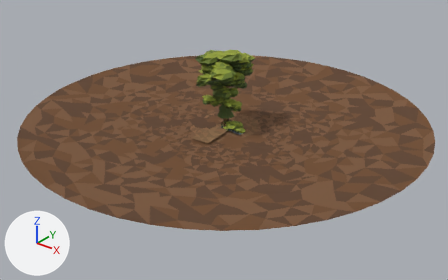
Renders of the glTF model assets/forest/forest-kit.glb from each side of a commit.
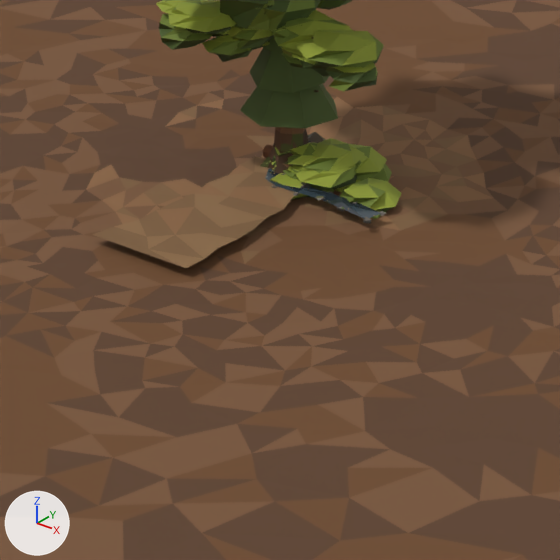
Each version appears first whole from a 50 mm lens placed at (74.3, -93.6, 54.4), pointed at (2.4, -3.7, -1.4), and next in a close-up on the part from 39% to 61% of the width and 34% to 70% of the height. Every picture has the same lights, and +X, +Y and +Z are marked at lower left. The first two pictures are the older version. Vertices at exactly the same position are counted once.

Names of what the first close-up shows: 'canopy-1', 'canopy-2', 'conifer', 'ground', 'log', 'path', 'stream', 'tree-1', 'tree-3', 'tree-far' and 2 more.
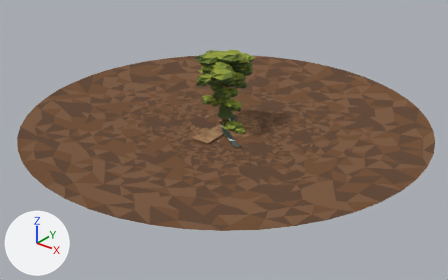
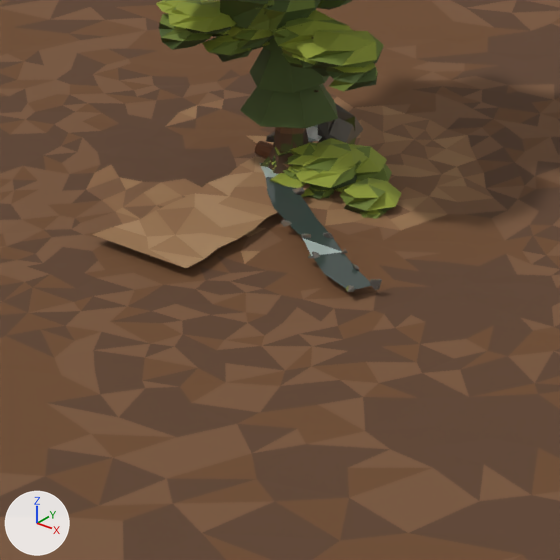
Pixel boxes (x1, y1, x2, y2) of what changed, in the close-ups (560 x 560 px):
'stream', reshaped (107% taller)
    before: (265, 132, 386, 223)
    after: (260, 103, 382, 292)
'log', reshaped
    before: (263, 144, 273, 158)
    after: (255, 141, 273, 159)
part 1 of me_ground, recoloured
    both: (116, 106, 476, 264)
part 3 of me_path, recoloured
    both: (92, 156, 311, 268)
part 4 of me_stream, deleted
    before: (265, 141, 386, 223)
part 5 of me_stream, built on
    before: (266, 132, 381, 218)
    after: (260, 103, 382, 292)

The change, as a list of edits to the scene's bpy script:
```text
Change me_ground:
    where me_ground.from_pydata(...)  # 1385 vertices, 2720 faces; spans x -42.0..42.0, y -42.0..42.0, z -0.4..1.8
    used by ob_ground; location = (0.0, 0.0, 0.0)
    me_ground part 1: 42 faces centred in x -6.7..6.2, y -6.4..7.1, z -0.4 are repainted in the vertex colours; the middle colour goes from brown #80603f to brown #9c7650
Change me_log:
    used by ob_log; location = (0.0, 0.0, 0.0)
    remove me_log.from_pydata(...)  # 101 vertices, 162 faces; spans x -1.15..1.15, y -0.26..0.29, z -0.04..0.52
    add me_log.from_pydata(...)  # 116 vertices, 185 faces; spans x -1.5..1.5, y -0.31..0.32, z -0.05..0.82
    me_log part 2: the loose piece of 45 vertices spanning x -1.15..1.15, y -0.26..0.29, z -0.04..0.52 is scaled about the mesh origin by (1.3, 1.11, 1.11)
    other edits to the shape of me_log do not show in these pictures
Change me_path:
    where me_path.from_pydata(...)  # 31 vertices, 40 faces; spans x -1.8..2.64, y -9.2..-0.2, z 0.01..0.02
    used by ob_path; location = (0.0, 0.0, 0.0)
    me_path part 3: 35 faces centred in x -1.22..2.15, y -9.08..-0.58, z 0.01..0.02 are repainted in the vertex colours; the middle colour goes from brown #80603f to brown #9c7650
Change me_stream:
    used by ob_stream; location = (0.0, 0.0, 0.0)
    remove me_stream.from_pydata(...)  # 772 vertices, 762 faces; spans x -1.22..5.45, y -2.34..1.79, z -0.07..0.88
    add me_stream.from_pydata(...)  # 294 vertices, 422 faces; spans x -1.64..8.82, y -7.13..3.26, z -0.11..1.78
    me_stream part 4: 104 loose pieces with 686 vertices, spanning x -0.8..5.45, y -2.34..1.06, z -0.07..0.67, are deleted
    me_stream part 5: 62 vertices removed from x -0.85..5.27, y -2.1..1.79, z 0.0..0.88; 270 vertices added at x -1.64..8.82, y -7.13..3.26, z -0.11..1.78
    other edits to the shape of me_stream do not show in these pictures
```
